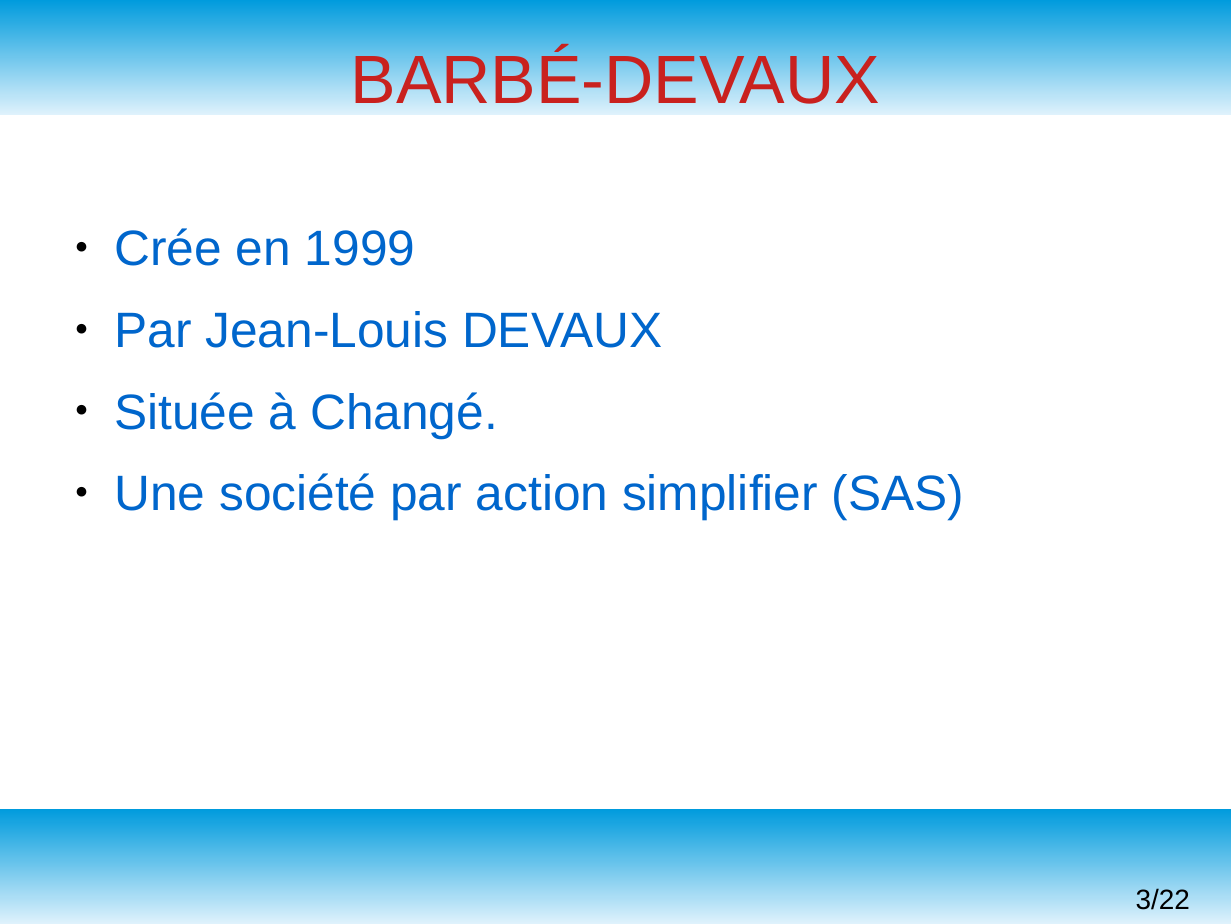
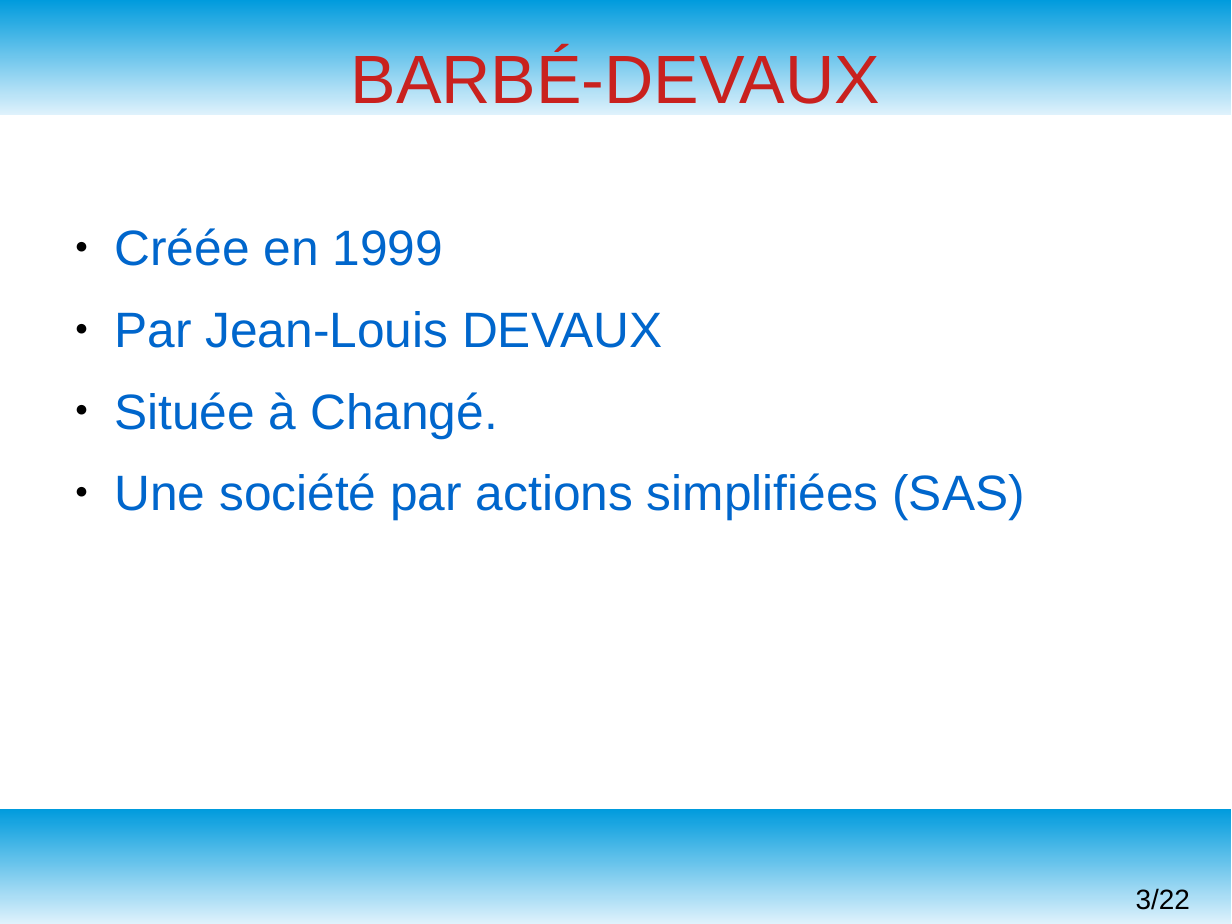
Before and after one commit to msoulard/ControleurDeRondes, a slide deck: slide 3 of Maëva/Diapo Revue 1.odp. Drawn at 1232x924 pixels with LibreOffice and Linux fonts; fonts in the diff are those of the drawing. Boxes give left, top, right and bottom in pixels: in the first picture for what was removed or moved away, otherwise in the second. Text is boxed around its words. In the diff, an @@ line names an element or a change of style, - is before the commit and + after.

```diff
--- a/Maëva/Diapo Revue 1.odp
+++ b/Maëva/Diapo Revue 1.odp
@@ text at [114, 228, 442, 266]: text changed @@
-● Crée en 1999
+● Créée en 1999
@@ text at [114, 473, 1024, 520]: text changed @@
-● Une société par action simplifier (SAS)
+● Une société par actions simplifiées (SAS)
```
Also in this commit, not shown: 1 other slide changed.
